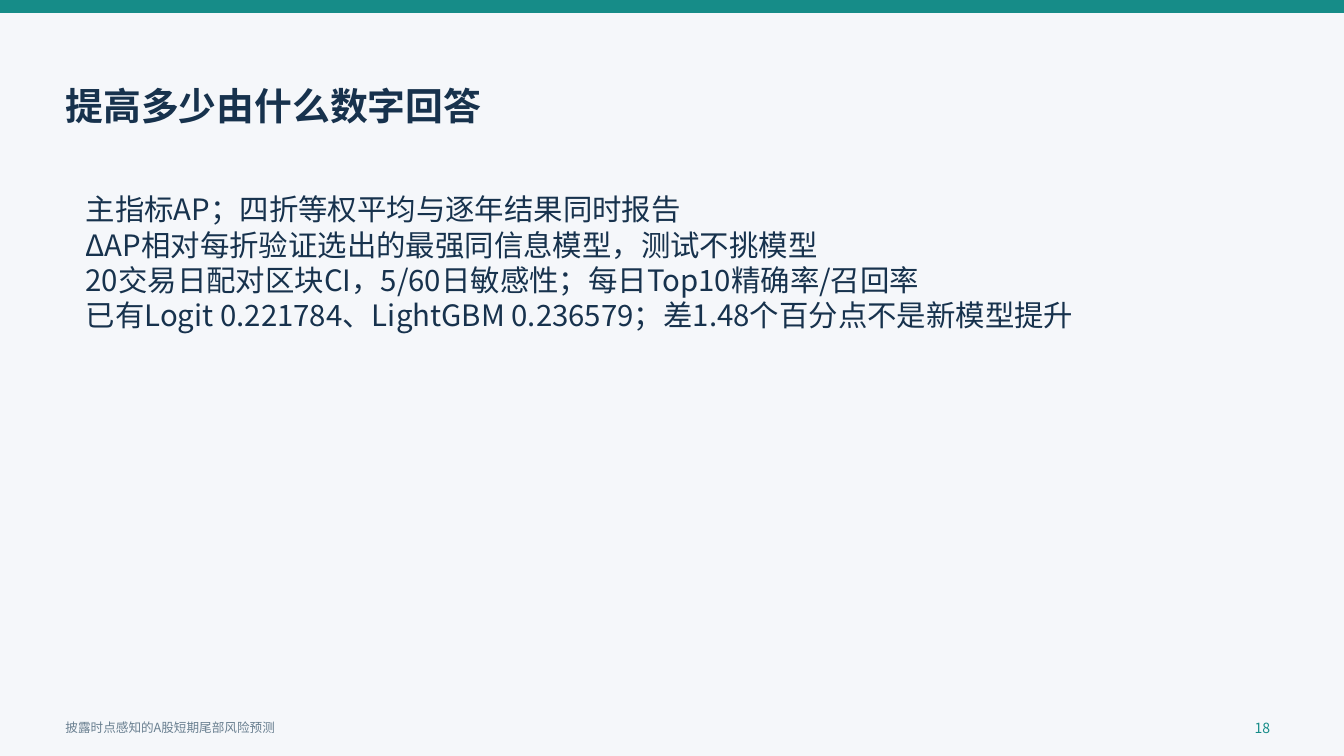
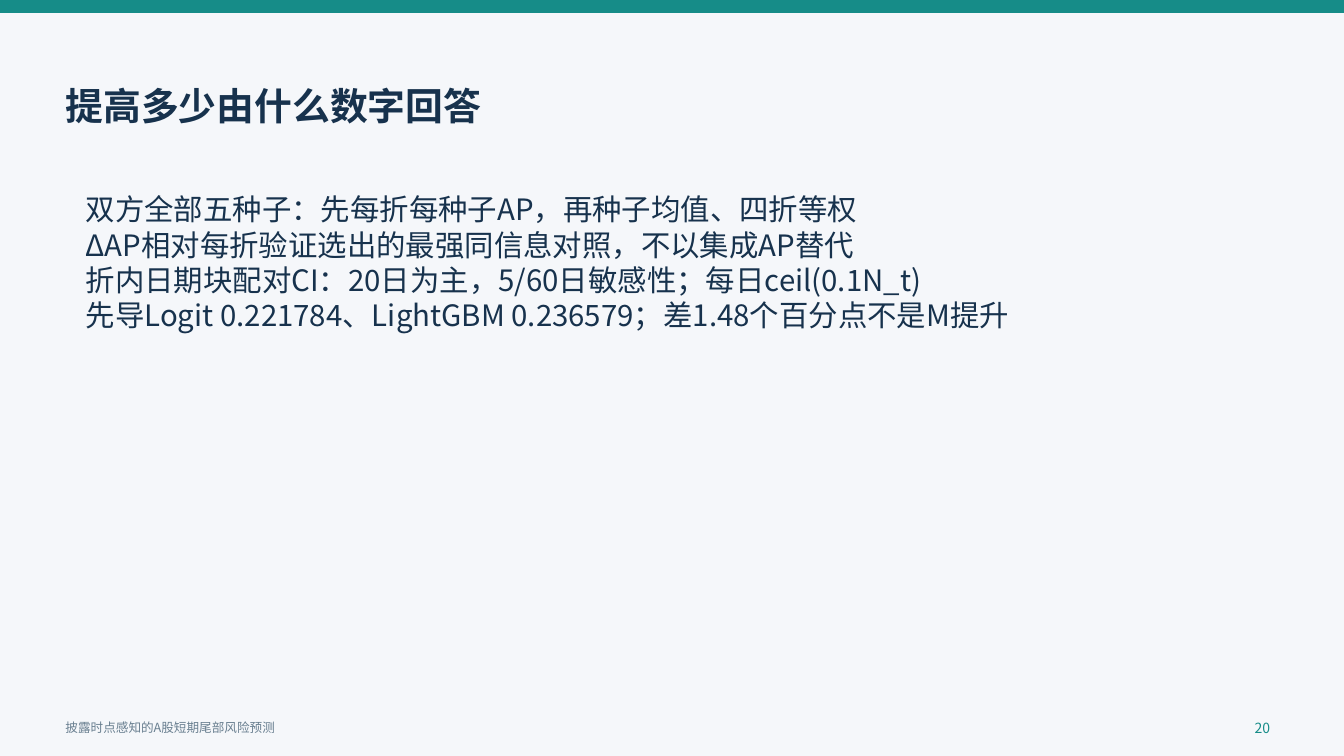
Before and after one commit to QiuKunYuan/llm-event-tail-risk-, a slide deck: slide 20 of docs/开题报告/开题答辩汇报.pptx (slide 18 before the commit). Drawn at 1344x756 pixels with LibreOffice and Linux fonts; fonts in the diff are those of the drawing. Boxes give left, top, right and bottom in pixels: in the first picture for what was removed or moved away, otherwise in the second. Text is boxed around its words. In the diff, an @@ line names an element or a change of style, - is before the commit and + after.

```diff
--- a/docs/开题报告/开题答辩汇报.pptx
+++ b/docs/开题报告/开题答辩汇报.pptx
@@ text at [86, 195, 1009, 334]: text changed @@
-主指标AP；四折等权平均与逐年结果同时报告
-ΔAP相对每折验证选出的最强同信息模型，测试不挑模型
-20交易日配对区块CI，5/60日敏感性；每日Top10精确率/召回率
-已有Logit 0.221784、LightGBM 0.236579；差1.48个百分点不是新模型提升
+双方全部五种子：先每折每种子AP，再种子均值、四折等权
+ΔAP相对每折验证选出的最强同信息对照，不以集成AP替代
+折内日期块配对CI：20日为主，5/60日敏感性；每日ceil(0.1N_t)
+先导Logit 0.221784、LightGBM 0.236579；差1.48个百分点不是M提升
@@ text at [1255, 722, 1271, 733]: text changed @@
-18
+20
```
Also in this commit, not shown: 19 other slides changed, 4 slides added, 36 other files.
